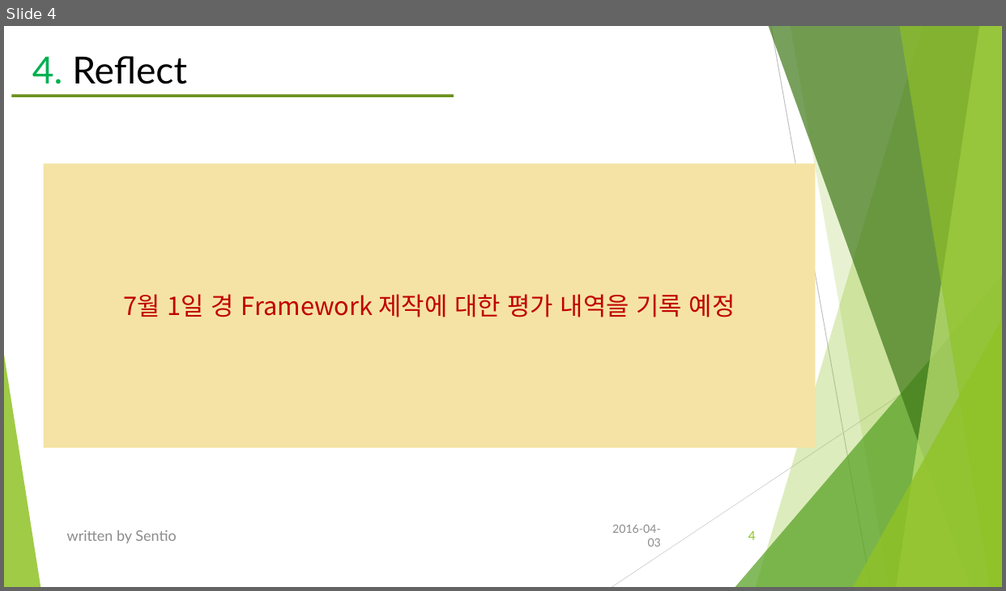
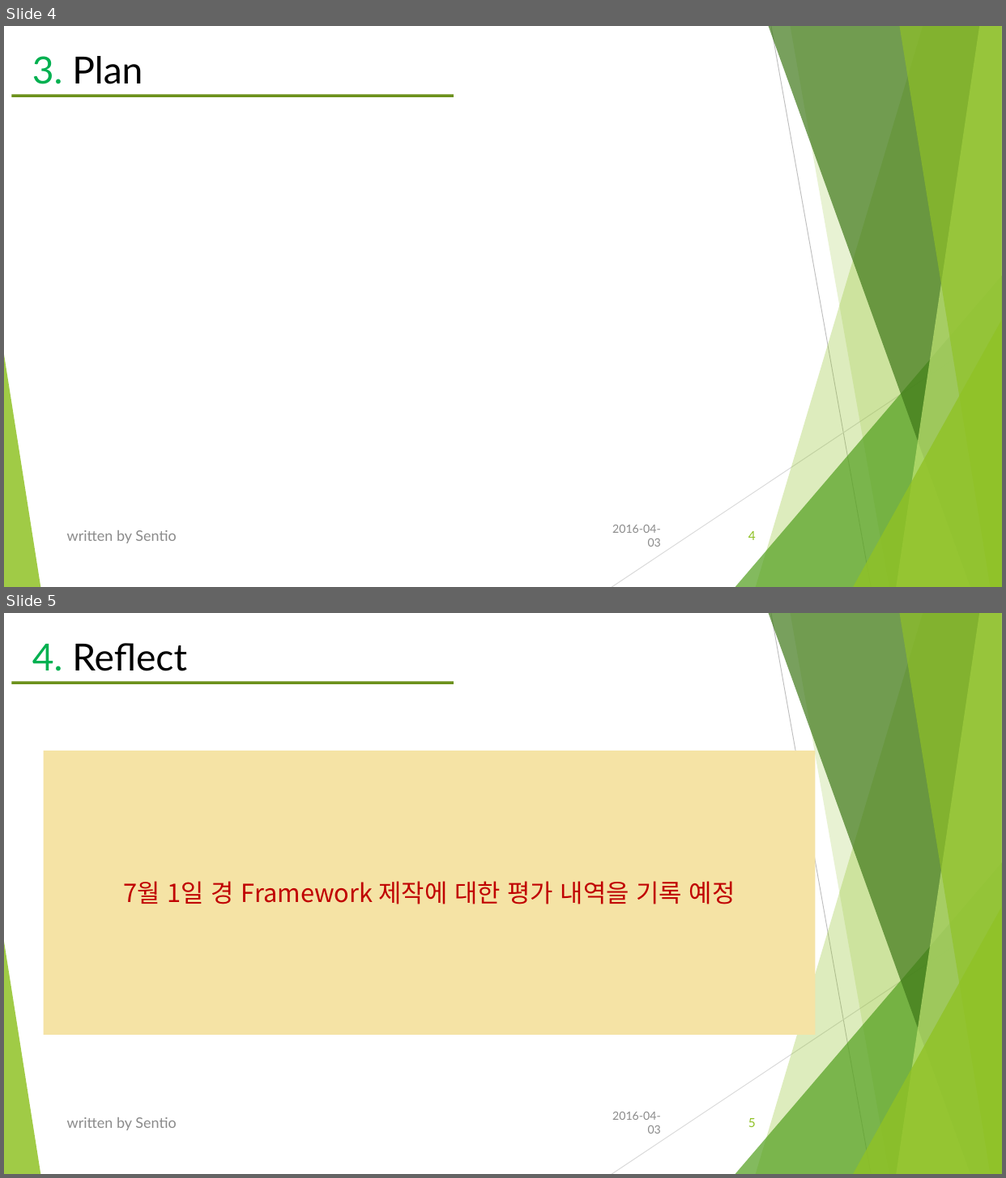
Before and after one commit to SentioMe/D2D_Project, a slide deck: Direct2D_Framework plan.pptx. Shown one above the other, each under a label of ours: slide 4 before the commit, slides 4 and 5 after it. The pictures are 1006x591 and 1006x1178 pixels, drawn with LibreOffice and Linux fonts; fonts in the diff are those of the drawing. Boxes give left, top, right and bottom in pixels: in the first picture for what was removed or moved away, otherwise in the second. Text is boxed around its words. In the diff, an @@ line names an element or a change of style, - is before the commit and + after.

```diff
--- a/Direct2D_Framework plan.pptx
+++ b/Direct2D_Framework plan.pptx
@@ slide 4 added at [4, 26, 1002, 587], background #FFFFFF; not listed: 11 template elements that a slide beside it also shows @@
@@ title added at [32, 56, 143, 84], 36 pt, text #000000 @@
+3. Plan
@@ text added at [67, 531, 176, 544], 14 pt, text #8C8C8C @@
+written by Sentio
@@ text added at [612, 525, 661, 547], 11 pt, text #8C8C8C @@
+2016-04-03
@@ page number added at [748, 531, 756, 540], 12 pt, text #90C226 @@
+4
@@ what was slide 4 is now slide 5 @@
@@ page number at [748, 1118, 756, 1127]: text changed @@
-4
+5
```
Also in this commit, not shown: 3 slides changed, 31 other files.
